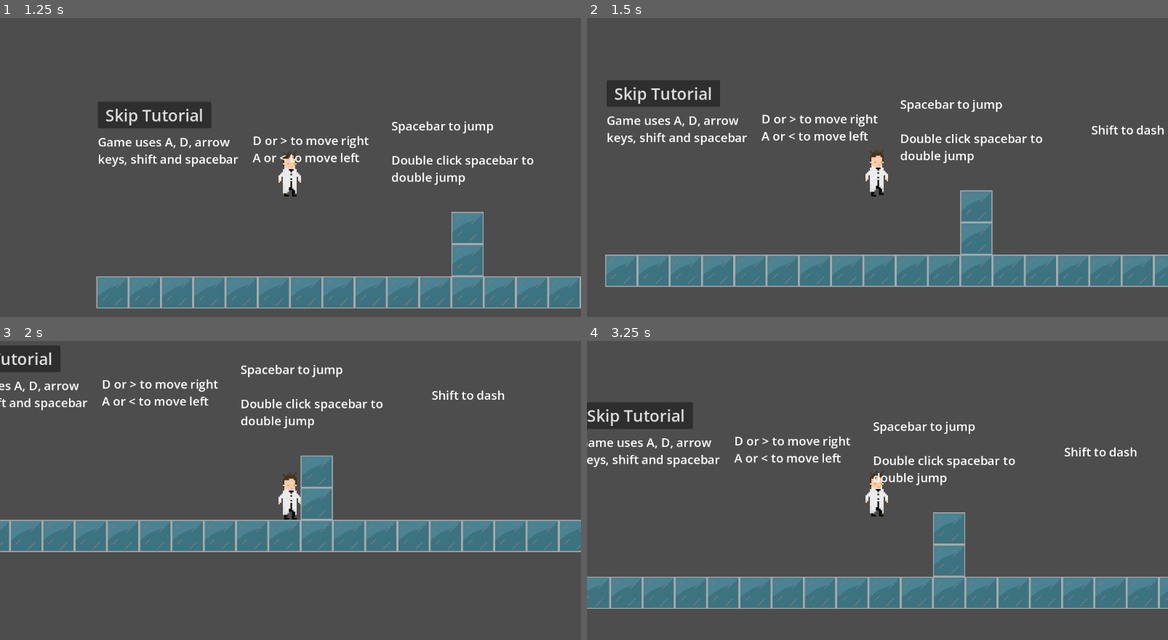
Above: before the commit, frames 1-4 (two rows, left to right).
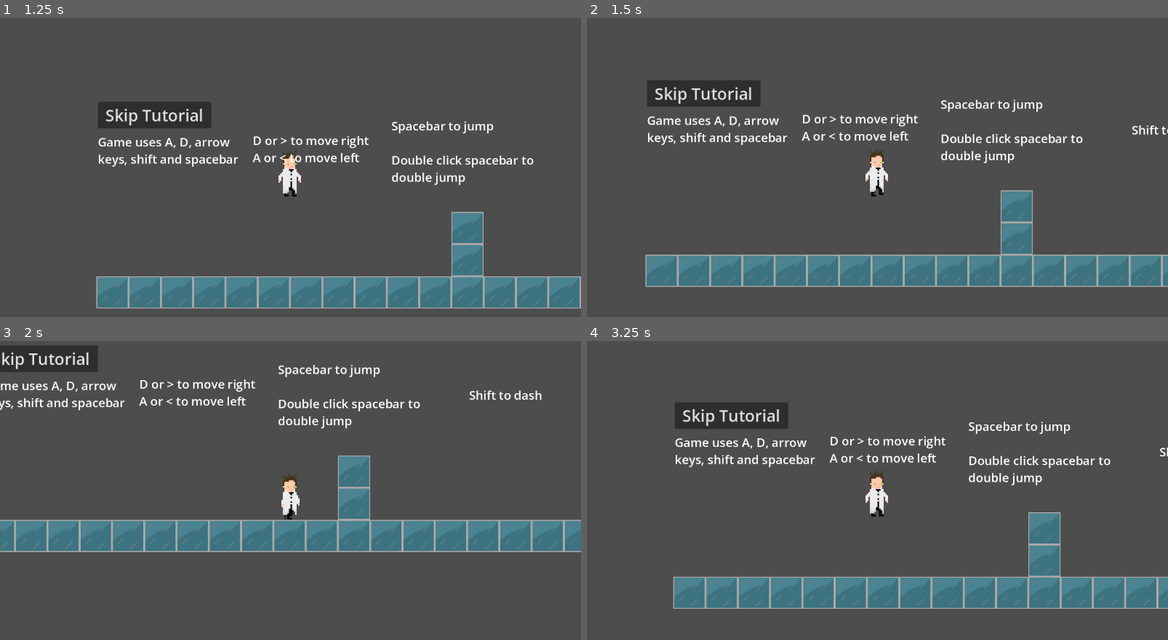
Above: after the commit, the same moments.

Repository: jackrichards-hub/ASSESSMENT
Game: Godot game, scene res://Scenes/tutorial.tscn
The game is run twice, just before and just after one commit, with the same random seed, the same clock (stepped at 60 frames per second) and the same inputs. This scene is started directly instead of the project's main scene. The engine's default icon, where the game draws it, is replaced by a stand-in: a white triangle on a blue panel in a dark square.
Inputs:
- Up to frame 1 (1.25 s): tap Space at 0.5 s; hold Right (ui_right) from 0.53 s (still down); tap Shift (Sprint) at 0.6 s; tap Enter (ui_accept) at 0.77 s
- Up to frame 2 (1.5 s): keep holding Right (ui_right); tap Space at 1.25 s; tap Shift (Sprint) at 1.35 s
- Up to frame 3 (2 s): keep holding Right (ui_right); tap Enter (ui_accept) at 1.52 s
- Up to frame 4 (3.25 s): tap Space at 2, 2.75 s; release Right (ui_right) at 2.03 s; hold Left (ui_left) 2.03-2.78 s; tap Shift (Sprint) at 2.1, 2.85 s; hold Right (ui_right) from 2.78 s (still down); tap Enter (ui_accept) at 3.02 s

Frame 1 is identical in both runs. In frame 2, 9.2% of the frame differs, in the area x 3-100%, y 20-91%; in frame 3, 8.1%; in frame 4, 11%, in the area x 0-100%, y 20-90%.

Commit message:
Added dash cooldown, fixed janky battery placements

Diff:
--- a/assessment-for-year-12/Scenes/level_1.tscn
+++ b/assessment-for-year-12/Scenes/level_1.tscn
@@ -167,14 +167,8 @@
 [node name="Battery" parent="Node" unique_id=739383724 instance=ExtResource("6_lsmp6")]
 position = Vector2(2074, 272)
 
-[node name="Battery4" parent="Node" unique_id=1892051773 instance=ExtResource("6_lsmp6")]
-position = Vector2(2587, -125)
-
 [node name="Battery5" parent="Node" unique_id=265781576 instance=ExtResource("6_lsmp6")]
 position = Vector2(2839, 472)
-
-[node name="Battery12" parent="Node" unique_id=1495791001 instance=ExtResource("6_lsmp6")]
-position = Vector2(7681, 516)
 
 [node name="Battery11" parent="Node" unique_id=673066312 instance=ExtResource("6_lsmp6")]
 position = Vector2(6615, 215)
--- a/assessment-for-year-12/Scripts/player.gd
+++ b/assessment-for-year-12/Scripts/player.gd
@@ -28,6 +28,7 @@
 
 	if Input.is_action_just_pressed("Sprint") and can_dash:
 		dashing = true
+		can_dash = false
 		$dash_timer.start()
 		$dash_cooldown.start()
 
--- a/assessment-for-year-12/Sprites/player.tscn
+++ b/assessment-for-year-12/Sprites/player.tscn
@@ -167,7 +167,6 @@
 one_shot = true
 
 [node name="dash_cooldown" type="Timer" parent="." unique_id=1990296702]
-wait_time = 4096.0
 one_shot = true
 
 [node name="Hitbox" type="Area2D" parent="." unique_id=576873568]
Not shown, added: assessment-for-year-12/Assets/Acid Vat Pipe.png.import
